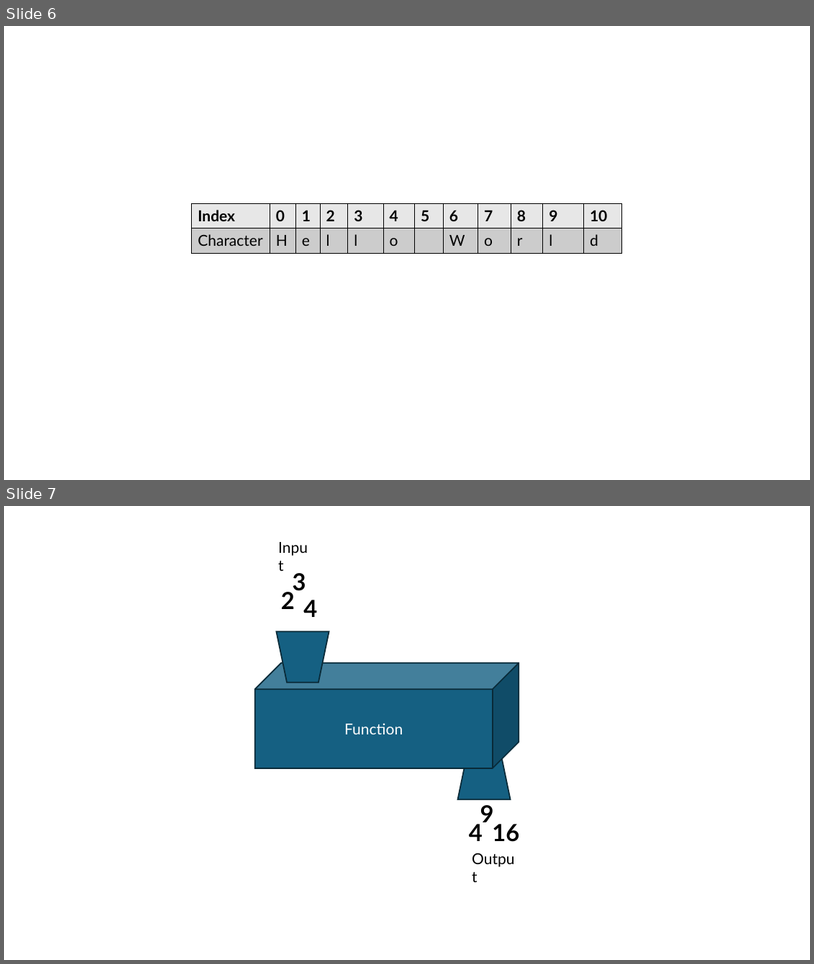
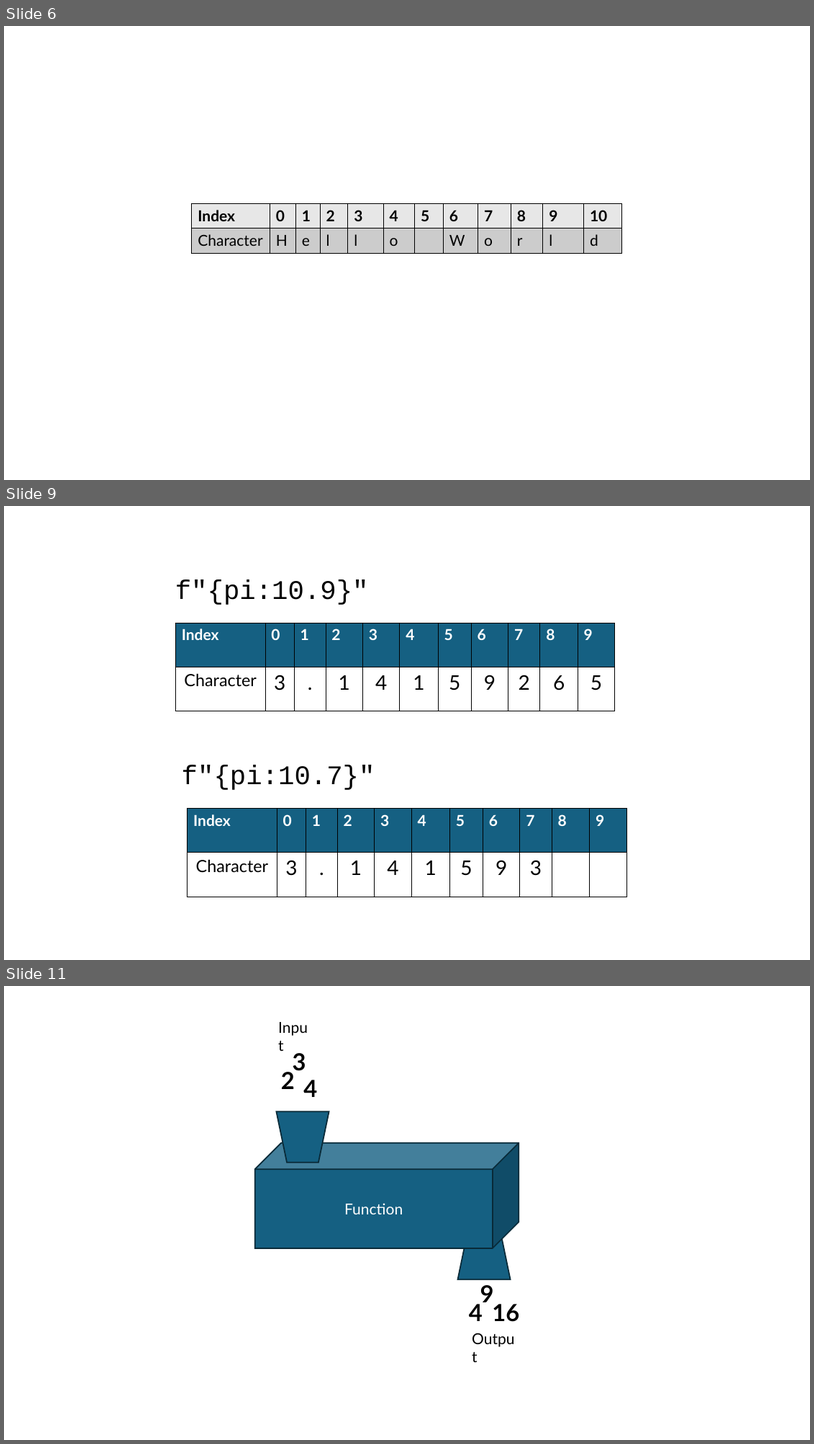
Before and after one commit to John-Abbott-College/SN1-Notes, a slide deck: Images_Youmna.pptx. Shown one above the other, each under a label of ours: slides 6 and 7 before the commit, slides 6, 9 and 11 after it; the slides between them are not shown. The pictures are 814x964 and 814x1444 pixels, drawn with LibreOffice and Linux fonts; fonts in the diff are those of the drawing. Boxes give left, top, right and bottom in pixels: in the first picture for what was removed or moved away, otherwise in the second. Text is boxed around its words. In the diff, an @@ line names an element or a change of style, - is before the commit and + after.

```diff
--- a/Images_Youmna.pptx
+++ b/Images_Youmna.pptx
@@ slide 9 added at [4, 506, 810, 960], background #FFFFFF @@
@@ text added at [175, 579, 369, 605], 32 pt, text #000000 @@
+f"{pi:10.9}"
@@ table added at [176, 623, 615, 711], 2 rows, 11 columns @@
+Index | 0 | 1 | 2 | 3 | 4 | 5 | 6 | 7 | 8 | 9
+Character | 3 | . | 1 | 4 | 1 | 5 | 9 | 2 | 6 | 5
@@ text added at [182, 764, 376, 790], 32 pt, text #000000 @@
+f"{pi:10.7}"
@@ table added at [188, 808, 626, 896], 2 rows, 11 columns @@
+Index | 0 | 1 | 2 | 3 | 4 | 5 | 6 | 7 | 8 | 9
+Character | 3 | . | 1 | 4 | 1 | 5 | 9 | 3 |  | 
@@ what was slide 7 is now slide 11 @@
```
Also in this commit, not shown: 3 other slides added.
